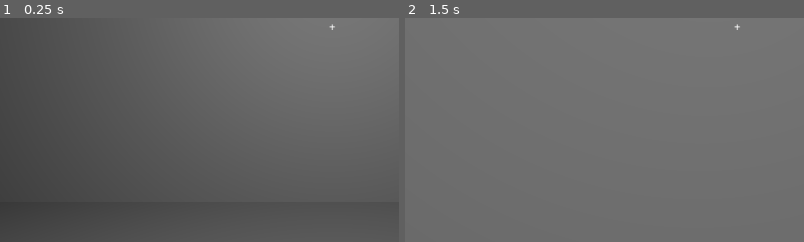
Above: before the commit, frames 1-2 (left to right).
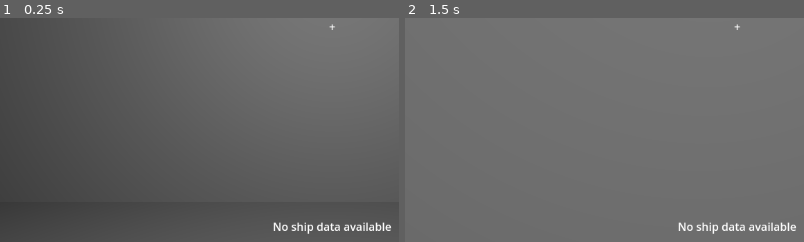
Above: after the commit, the same moments.

Repository: Sydb44/project-chimera
Game: Godot game, scene res://scenes/ship/minimal_ship.tscn
The game is run twice, just before and just after one commit, with the same random seed, the same clock (stepped at 60 frames per second) and the same inputs.
Inputs (mouse positions are % of the whole screen's width and height, from its top left):
- Up to frame 1 (0.25 s): no input
- Up to frame 2 (1.5 s): tap Enter at 0.5 s; move the mouse to (55, 50) at 0.52 s; hold W (forward) from 0.53 s (still down); tap E (interact) at 0.6, 1.35 s; tap Space at 1.25 s; move the mouse to (45, 50) at 1.27 s
The pictures show only the part of the screen within x 8-58%, y 48-98%; the shares and areas given below are measured in that part.

The runs differ from the first frame. In frame 1, 0.6% of the frame differs, in the area x 68-98%, y 91-97%; in frame 2, 0.6%.

Commit message:
feat(core): implement centralized power system and global HUD feedback
- Add _physics_process to ship.gd to drive component physics processing
- Update power grid state after all component processing each frame
- Replace targeted HUD with global component status display
- Emit state_changed signal in interactable_component interactions
- Remove redundant power_grid.update_grid_state() from _ready function

Co-Authored-By: ufozn123@gmail.com <ufozn123@gmail.com>

Diff:
--- a/scripts/components/interactable_component.gd
+++ b/scripts/components/interactable_component.gd
@@ -10,3 +10,4 @@
 
 func interact():
 	print("Player interacted with '", name, "'.")
+	state_changed.emit()
--- a/scripts/player/first_person_controller.gd
+++ b/scripts/player/first_person_controller.gd
@@ -41,15 +41,22 @@
 			target.get_component().degrade(1.0)
 
 func _process(delta):
-	# UI logic
-	var target = _get_targeted_interactable()
-	if is_instance_valid(target) and target.has_method("get_component"):
-		var component = target.get_component()
+	update_hud()
+
+func update_hud():
+	# Get reference to the ship's power grid
+	var ship_node = get_parent().get_node("Ship")
+	if not is_instance_valid(ship_node) or not ship_node.power_grid:
+		hud_label.text = "No ship data available"
+		return
+
+	var hud_text = ""
+	for component in ship_node.power_grid.components:
 		var status = "Powered" if component.is_powered else "Offline"
-		var new_text = "%s | Condition: %d%% | Status: %s" % [target.name, component.condition * 100, status]
-		if hud_label.text != new_text: hud_label.text = new_text
-	else:
-		if hud_label.text != "": hud_label.text = ""
+		var condition_percent = int(component.condition * 100)
+		hud_text += "%s | Condition: %d%% | Status: %s\n" % [component.component_name, condition_percent, status]
+
+	hud_label.text = hud_text.strip_edges()
 
 func _get_targeted_interactable():
 	if not interaction_raycast.is_colliding(): return null
--- a/scripts/ship/ship.gd
+++ b/scripts/ship/ship.gd
@@ -8,8 +8,16 @@
 		power_grid = power_grid_script.new()
 
 	_register_components()
+	_update_all_component_hud_info() # Initial update
+
+func _physics_process(delta):
+	# Process all components that have physics processing
+	for component in power_grid.components:
+		if component.has_method("_physics_process"):
+			component._physics_process(delta)
+
+	# Update power grid state after all component processing
 	power_grid.update_grid_state()
-	_update_all_component_hud_info() # Initial update
 
 func _register_components():
 	# Iterate through all direct children of this Ship node
